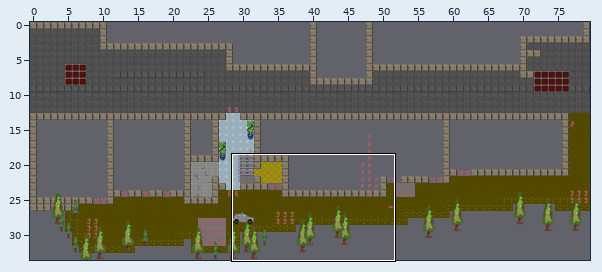
An edit to a level. Tiled map (JSON), zl-map/maps/zl-outside.json. The picture above shows the old version from afar; the outline marks the close-up.
Close-up. Earlier state:
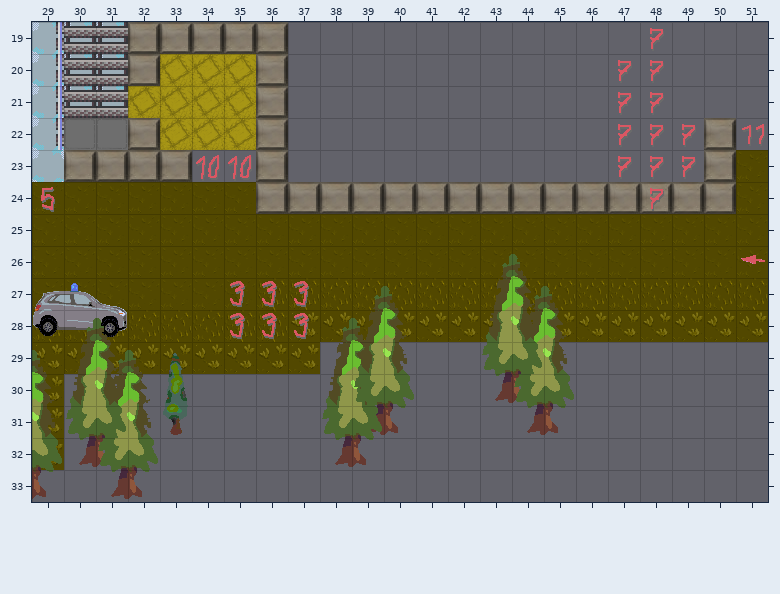
Cells are 32x32 px. Shown: x 29..51, y 19..33. The commit also changed other parts of the map, which this record leaves out. Tiles whose own drawing changed are shown in their newer look in all pictures.
The same view after the edit:
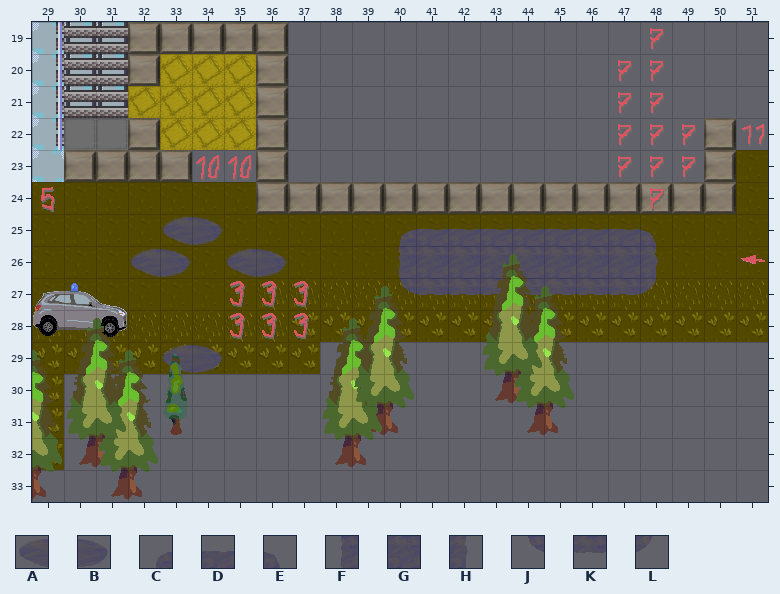
Key: from "z-Labor": A 27, B 28, C 43, D 44, E 45, F 59, G 60, H 61, J 75, K 76, L 77.
_ is an empty cell, . an unchanged one.
Change:
--- layer "on-top-of-things"
@@ x 32..48 @@
-25 .__....._________
-26 __.__..._________
-27 ........_________
+25 .AB.....CDDDDDDDE
+26 AB.AB...FGGGGGGGH
+27 ........JKKKKKKKL
@@ x 33..34 @@
-29 __
+29 AB
Where, in picture pixels (left, top, right, bottom), the same in both close-ups:
added: (131, 217, 286, 277)
added: (399, 229, 658, 295)
added: (163, 345, 222, 373)
